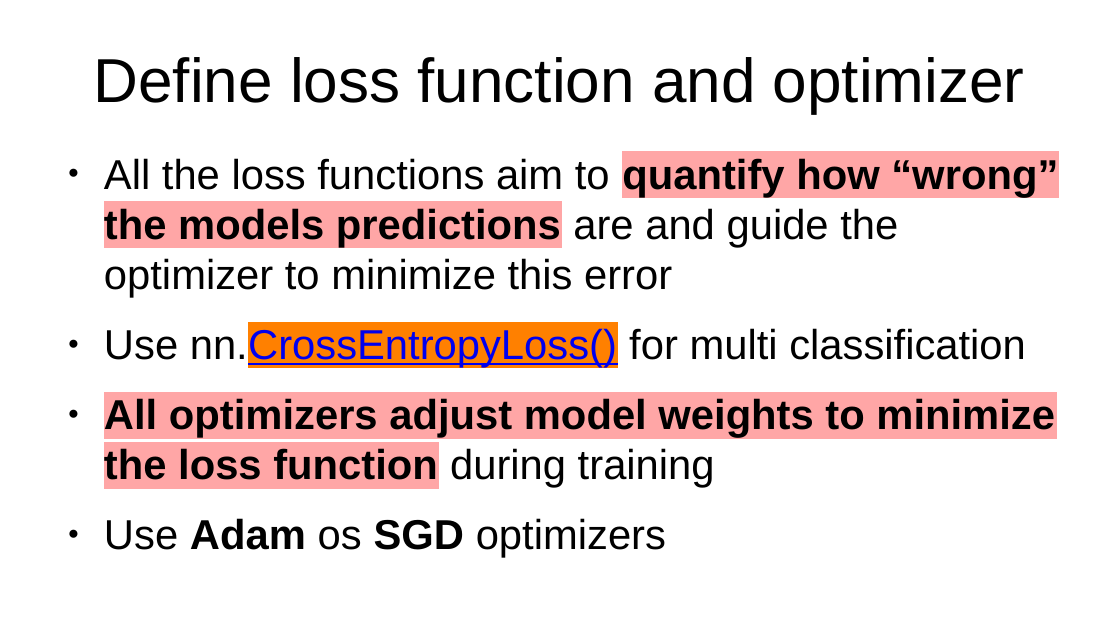
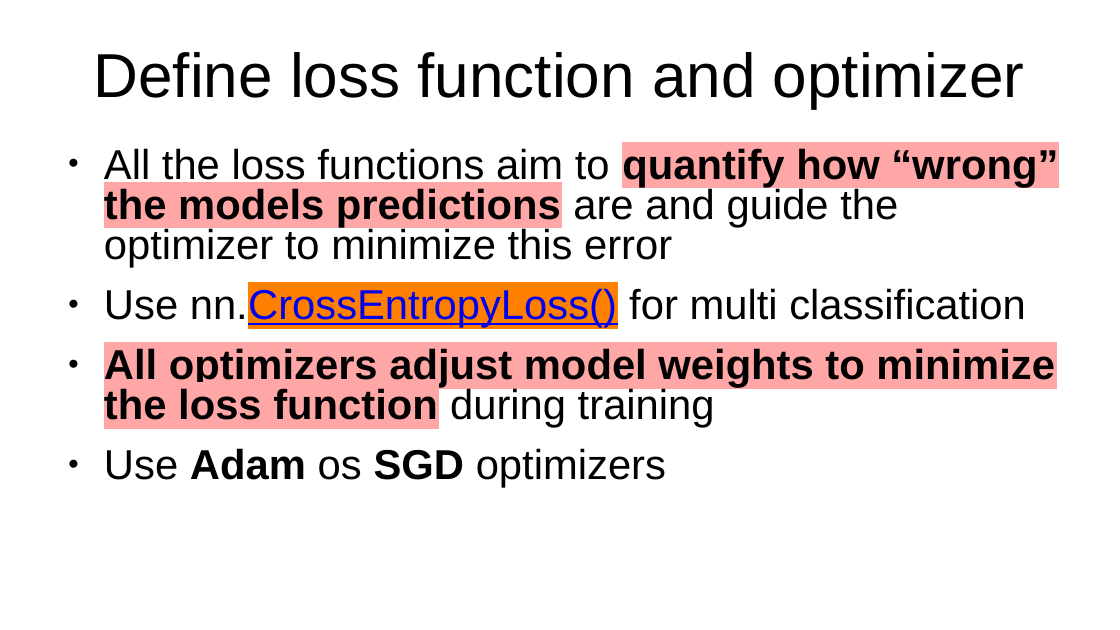
Before and after one commit to stineje/ecen4293F24, a slide deck: slide 30 of project/project-slides.pptx (slide 27 before the commit). Drawn at 1120x630 pixels with LibreOffice and Linux fonts; fonts in the diff are those of the drawing. Boxes give left, top, right and bottom in pixels: in the first picture for what was removed or moved away, otherwise in the second. Text is boxed around its words. In the diff, an @@ line names an element or a change of style, - is before the commit and + after.

```diff
--- a/project/project-slides.pptx
+++ b/project/project-slides.pptx
@@ title "Define loss function and optimizer" at box(94, 52, 1025, 109): line spacing 1 to 0.9 @@
@@ text "All the loss functions aim ..." at box(104, 148, 1058, 488): line spacing 1 to 0.8 @@
```
Also in this commit, not shown: 12 other slides changed, 4 slides added, 1 slide removed.
